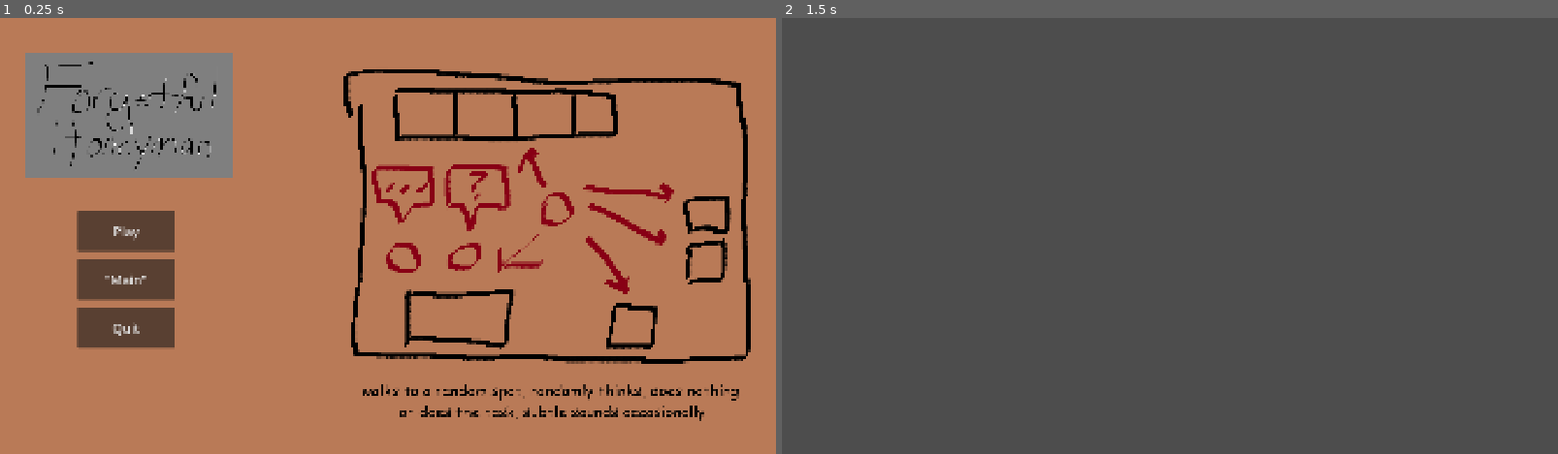
Above: before the commit, frames 1-2 (left to right).
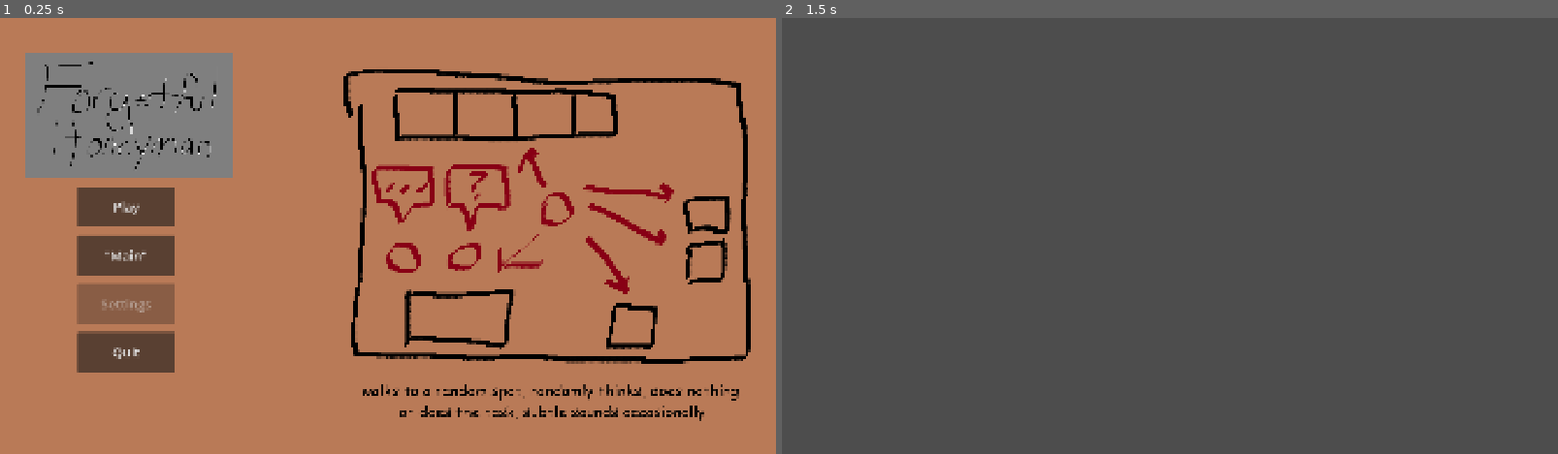
Above: after the commit, the same moments.

Repository: nickdowning16-ops/forgetful-handyman
Game: Godot game, scene res://UI/Scenes/main_menu.tscn
Same seed, same stepped clock (60 frames per second), same inputs: the game is played once before the commit and once after it.
Inputs (mouse positions are in pixels of both pictures, inside the frame that each line leads up to):
- Up to frame 1 (0.25 s): no input
- Up to frame 2 (1.5 s): click "Play" at 0.5 s; tap Enter at 1.25 s; move the mouse to (1340, 214) at 1.27 s; hold Right (ui_right) from 1.28 s (still down); tap Space (open_QTE) at 1.35 s

The runs differ from the first frame. In frame 1, 3.5% of the frame differs, in the area x 9-23%, y 38-82%; in frame 2, nothing differs.

Commit message:
missed pushing this button

Diff:
--- a/UI/Scenes/main_menu.tscn
+++ b/UI/Scenes/main_menu.tscn
@@ -51,6 +51,13 @@
 theme_override_font_sizes/font_size = 32
 text = "\"Main\""
 
+[node name="SettingsButton" type="Button" parent="VBoxContainer" unique_id=905145359]
+custom_minimum_size = Vector2(240, 100)
+layout_mode = 2
+theme_override_font_sizes/font_size = 32
+disabled = true
+text = "Settings"
+
 [node name="QuitButton" type="Button" parent="VBoxContainer" unique_id=1972090261]
 custom_minimum_size = Vector2(240, 100)
 layout_mode = 2
